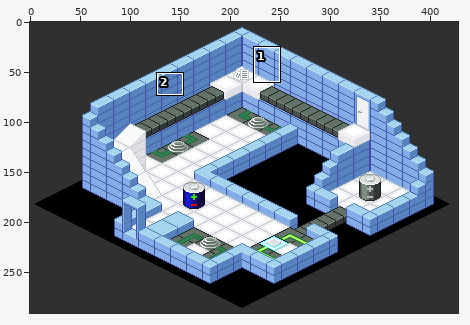
Sprite sheet, stored at trunk/images/levelshots/10-2.png. The picture above shows the old version from afar; the outline marks the close-up.
Close-up. Before:
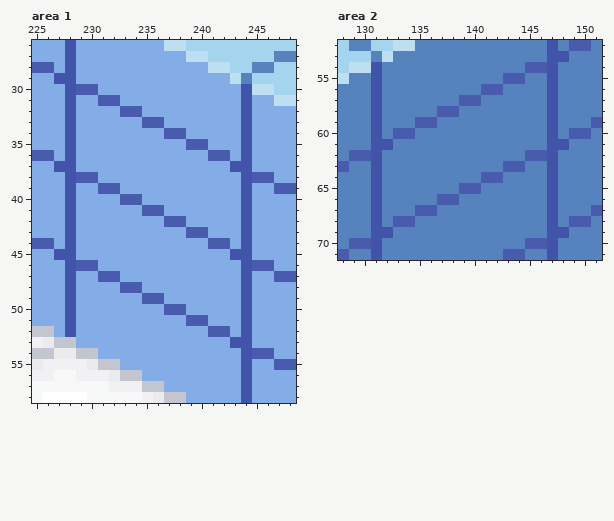
The file is 428x291 pixels. Colours within 5 levels of each other are drawn and written as one. Shown: area 1: x 225..248, y 26..58; area 2: x 128..151, y 52..71. The commit also changed other parts of the picture, which this record leaves out.
Once edited:
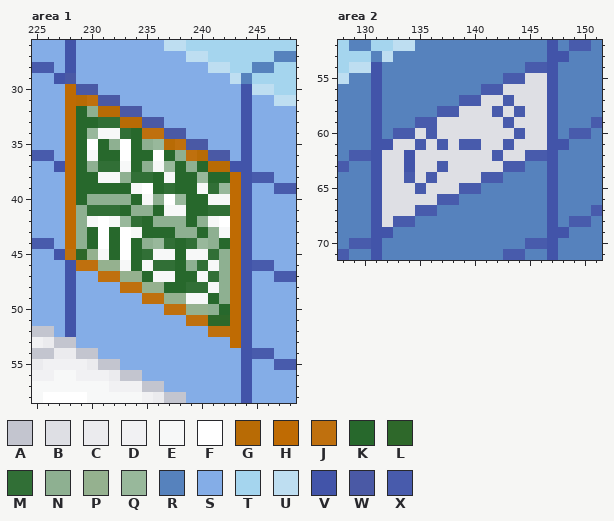
Palette (. is transparent): A #c3c5cf  B #dedfe4  C #ebebee  D #f1f1f3  E #f7f8f8  F #ffffff  G #b86b05  H #bf6b03  J #bf700e  K #27682c  L #2e682a  M #316f36  N #8eb091  P #95b18f  Q #98b89b  R #5682bd  S #84ade7  T #a5d5ee  U #bedef1  V #4254a9  W #4a59a5  X #485bac
From old to new:
--- area 1
@@ x 225..248 @@
 28 XXSVSSSSSSSSSSSSUUTTRRTT
-29 SSVVSSSSSSSSSSSSSSURTTTT
-30 SSSVXXSSSSSSSSSSSSSVUUTT
-31 SSSVSSXXSSSSSSSSSSSVSSUU
-32 SSSVSSSSXXSSSSSSSSSVSSSS
-33 SSSVSSSSSSXXSSSSSSSVSSSS
-34 SSSVSSSSSSSSXXSSSSSVSSSS
-35 SSSVSSSSSSSSSSXXSSSVSSSS
-36 XXSVSSSSSSSSSSSSXXSVSSSS
-37 SSVVSSSSSSSSSSSSSSVVSSSS
-38 SSSVXXSSSSSSSSSSSSSVXXSS
-39 SSSVSSXXSSSSSSSSSSSVSSXX
-40 SSSVSSSSXXSSSSSSSSSVSSSS
-41 SSSVSSSSSSXXSSSSSSSVSSSS
-42 SSSVSSSSSSSSXXSSSSSVSSSS
-43 SSSVSSSSSSSSSSXXSSSVSSSS
-44 XXSVSSSSSSSSSSSSXXSVSSSS
-45 SSVVSSSSSSSSSSSSSSVVSSSS
-46 SSSVXXSSSSSSSSSSSSSVXXSS
-47 SSSVSSXXSSSSSSSSSSSVSSXX
-48 SSSVSSSSXXSSSSSSSSSVSSSS
-49 SSSVSSSSSSXXSSSSSSSVSSSS
-50 SSSVSSSSSSSSXXSSSSSVSSSS
-51 SSSVSSSSSSSSSSXXSSSVSSSS
-52 AASVSSSSSSSSSSSSXXSVSSSS
-53 DCAASSSSSSSSSSSSSSVVSSSS
+29 SSVWSSSSSSSSSSSSSSURTTTT
+30 SSSHWWSSSSSSSSSSSSSVUUTT
+31 SSSHGJWWSSSSSSSSSSSVSSUU
+32 SSSHKNGGWWSSSSSSSSSVSSSS
+33 SSSHKKMMGGWWSSSSSSSVSSSS
+34 SSSHKQEEMKJJWWSSSSSVSSSS
+35 SSSHKFKNFKNQGJWWSSSVSSSS
+36 XXSHKEKKFKKFKNJGWWSVSSSS
+37 SSVHKNMMEKNEQKNKGGVVSSSS
+38 SSSHKKEENMMKEKKQKKHVXXSS
+39 SSSHKKKKKEFKMKKEMQHVSSXX
+40 SSSHKNNNNKENFQKKEEHVSSSS
+41 SSSHNMMMKNNKEEKKMMHVSSSS
+42 SSSHNEFEQMKNNNKNEFHVSSSS
+43 SSSHNKFKFEKKKNNKNEHVSSSS
+44 XXSHNKFKFKNQMKMQNKHVSSSS
+45 SSVJLPEKFKMEEKEEMNHVSSSS
+46 SSSVJJPPEKEMMKNMENHVXXSS
+47 SSSVSSJJPPKEEKKEMNHVSSXX
+48 SSSVSSSSJJPPKKMMENHVSSSS
+49 SSSVSSSSSSJJPPEEKNHVSSSS
+50 SSSVSSSSSSSSJJPPNKHVSSSS
+51 SSSVSSSSSSSSSSJJLLHVSSSS
+52 AASVSSSSSSSSSSSSJJHVSSSS
+53 DCAASSSSSSSSSSSSSSHVSSSS
 54 AACCAASSSSSSSSSSSSSVXXSS
--- area 2
@@ x 128..151 @@
 54 TUUVRRRRRRRRRRRRRXXVRRRR
-55 URRVRRRRRRRRRRRXXRRVRRRR
-56 RRRVRRRRRRRRRXXRRRRVRRRR
-57 RRRVRRRRRRRXXRRRRRRVRRRR
-58 RRRVRRRRRXXRRRRRRRRVRRRR
-59 RRRVRRRXXRRRRRRRRRRVRRRX
-60 RRRVRXXRRRRRRRRRRRRVRXXR
-61 RRRVVRRRRRRRRRRRRRRVVRRR
-62 RXXVRRRRRRRRRRRRRXXVRRRR
-63 XRRVRRRRRRRRRRRXXRRVRRRR
-64 RRRVRRRRRRRRRXXRRRRVRRRR
-65 RRRVRRRRRRRXXRRRRRRVRRRR
-66 RRRVRRRRRXXRRRRRRRRVRRRR
-67 RRRVRRRXXRRRRRRRRRRVRRRX
-68 RRRVRXXRRRRRRRRRRRRVRXXR
+55 URRVRRRRRRRRRRRXXBBVRRRR
+56 RRRVRRRRRRRRRXXBBBBVRRRR
+57 RRRVRRRRRRRXXBBXBBBVRRRR
+58 RRRVRRRRRXXBBBXBXBBVRRRR
+59 RRRVRRRXXBBBBBBXBBBVRRRX
+60 RRRVRXXBXBBBBBBBXBBVRXXR
+61 RRRVVBBXBXBXXBBXBBBVVRRR
+62 RXXVBBVBBBBBBBXBBXXVRRRR
+63 XRRVBBVBBXBBBBBXXRRVRRRR
+64 RRRVBBXBXBBBBXXRRRRVRRRR
+65 RRRVBBBXBBBXXRRRRRRVRRRR
+66 RRRVBBBBBXXRRRRRRRRVRRRR
+67 RRRVBBBXXRRRRRRRRRRVRRRX
+68 RRRVBXXRRRRRRRRRRRRVRXXR
 69 RRRVVRRRRRRRRRRRRRRVVRRR
